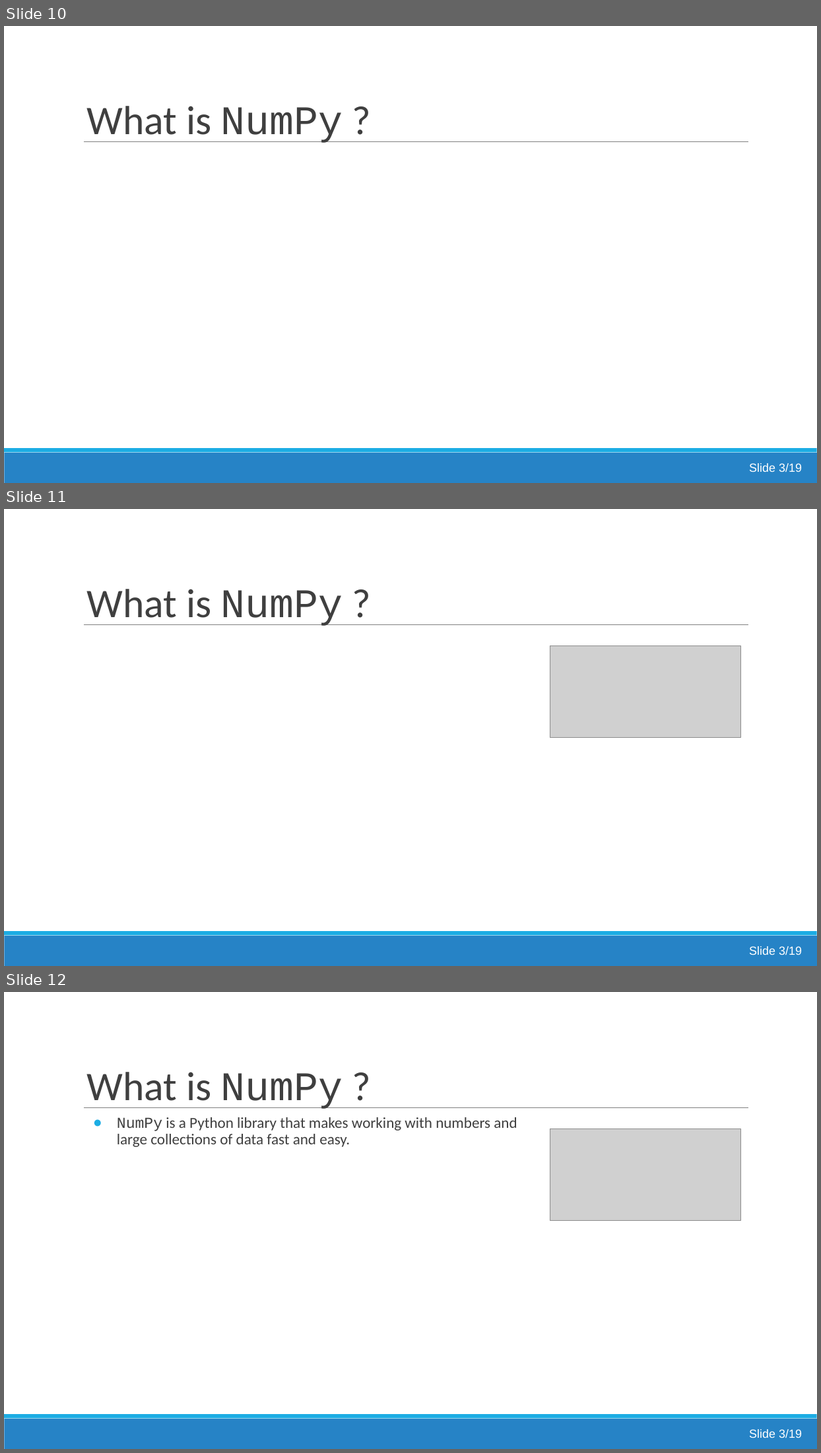
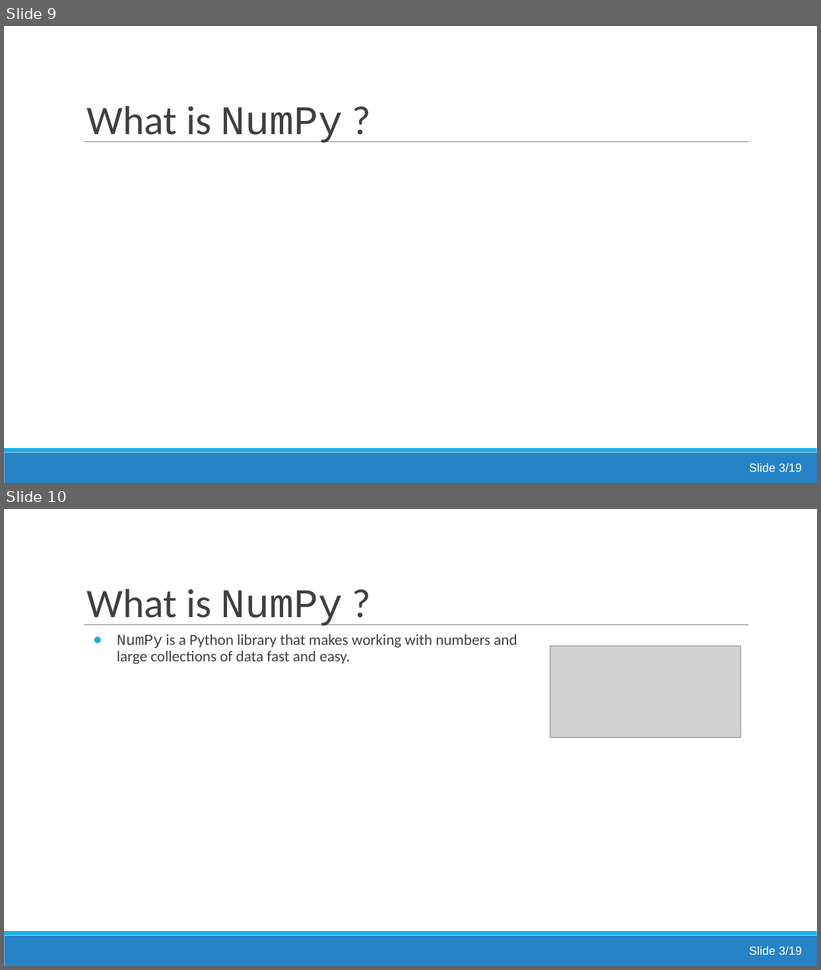
Before and after one commit to jsmartinstats/SCIF10002-2026, a slide deck: 07/Lecture6_numpy.pptx. Shown one above the other, each under a label of ours: slides 10, 11 and 12 before the commit, slides 9 and 10 after it. The pictures are 821x1453 and 821x970 pixels, drawn with LibreOffice and Linux fonts; fonts in the diff are those of the drawing; grey boxes stand for pictures. Boxes give left, top, right and bottom in pixels: in the first picture for what was removed or moved away, otherwise in the second. Text is boxed around its words. In the diff, an @@ line names an element or a change of style, - is before the commit and + after.

```diff
--- a/07/Lecture6_numpy.pptx
+++ b/07/Lecture6_numpy.pptx
@@ slide 11 removed at bbox=[4, 509, 817, 966], background #FFFFFF; not listed: 3 template elements that a slide beside it also shows @@
@@ title removed at bbox=[87, 589, 343, 626] @@
-What is NumPy ?
@@ picture removed at bbox=[550, 646, 741, 737] @@
@@ text removed at bbox=[749, 947, 802, 955] @@
-Slide 3/19
@@ what was slide 10 is now slide 9 @@
@@ what was slide 12 is now slide 10 @@
```
Also in this commit, not shown: 3 slides changed, 14 other slides removed, 4 other files.
